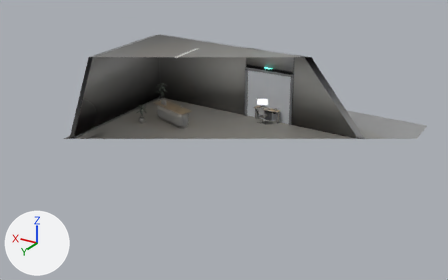
An edit to the glTF model public/portal-art/office.glb, drawn before and after from the same camera.
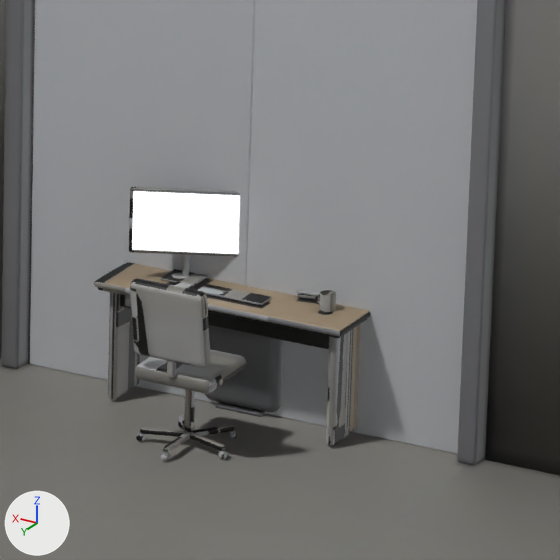
There are two pictures of each version: one from a 50 mm camera at (-15.72, 31.34, 13.67) aimed at (1.81, 2.13, -0.94), one close up on the part from 55% to 67% of the width and 29% to 48% of the height. Arrows for +X, +Y and +Z are at lower left; the lights stay in place. The older version's two pictures come first. Everything nearer to the camera than a plane just in front of the edit is cut away. Where no turn or scale is listed for an object, it has been applied to the vertices. Vertices at exactly the same position are counted once.

Objects in the first close-up: 'desk', 'desk_screen', 'device', 'door_l', 'door_r', 'room'.
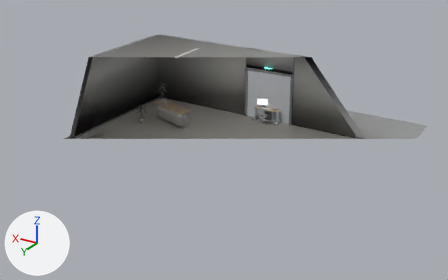
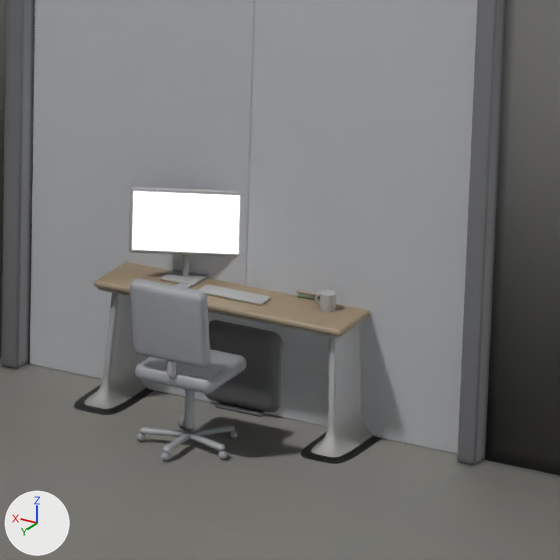
Where the newer file only moved an object's origin or applied its transform, the numbers keep the older frame.

Pixel boxes (x1, y1, x2, y2) of what changed, in the close-ups (560 x 560 px):
'desk', reshaped (12% wider)
    before: (94, 187, 370, 461)
    after: (74, 187, 382, 464)
part 1 of me_cube_109, added
    after: (301, 324, 382, 464)
part 2 of me_cube_109, added
    after: (74, 293, 155, 415)
part 3 of me_cube_109, reshaped
    before: (108, 187, 361, 446)
    after: (133, 187, 331, 312)
part 4 of me_cube_109, surface changed
    both: (94, 187, 370, 461)

What changed in the scene script:
```text
Change me_cube_109:
    used by ob_desk; location = (0.0, 0.318, 0.665)
    remove me_cube_109.from_pydata(...)  # 5808 vertices, 11492 faces; spans x -0.8..0.8, y -0.71..0.71, z -0.67..0.67
    add me_cube_109.from_pydata(...)  # 6344 vertices, 12568 faces; spans x -0.9..0.9, y -0.83..0.71, z -0.66..0.66
    me_cube_109 part 1: a new loose piece of 640 vertices spanning x -0.9..-0.58, y -0.83..0.19, z -0.66..0.05, in mat_desk_lm (picture img_lm_desk)
    me_cube_109 part 2: a new loose piece of 640 vertices spanning x 0.58..0.9, y -0.83..0.19, z -0.66..0.05, in mat_desk_lm (picture img_lm_desk)
    me_cube_109 part 3: 28 vertices moved within x -0.6..0.17, y -0.33..-0.16, z 0.1..0.66; 779 vertices removed from x -0.74..0.74, y -0.63..-0.01, z -0.66..0.67; 35 vertices added at x -0.61..0.63, y -0.35..-0.03, z 0.1..0.66
    me_cube_109 part 4: 9320 kept faces spanning x -0.8..0.8, y -0.71..0.71, z -0.66..0.66 get new texture (UV) coordinates
    other edits to the shape of me_cube_109 do not show in these pictures
```
